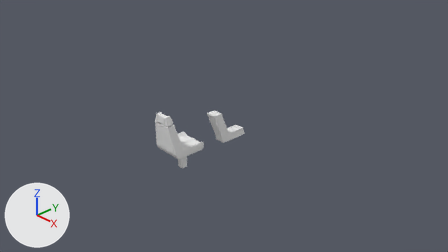
The Blender file Assets/Models/CommandDeck.blend: old version first, new version second.
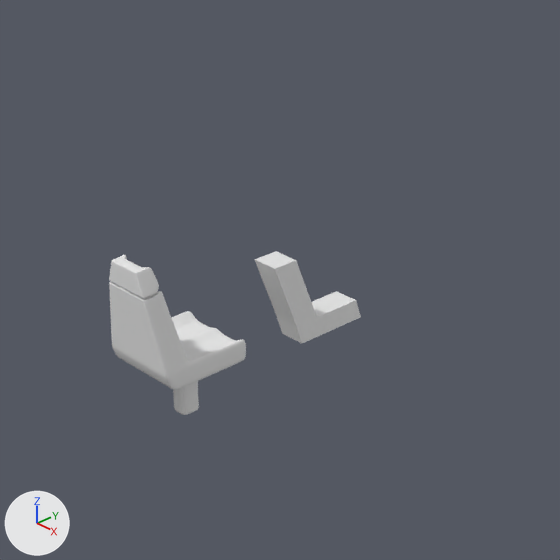
There are two pictures of each version: one from the file's camera 'Camera', one close up on the part from 26% to 70% of the width and 8% to 87% of the height. Arrows for +X, +Y and +Z are at lower left; the lights stay in place.

The first close-up shows 'ControllConsole', 'Seat'.
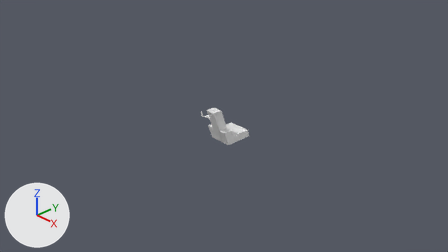
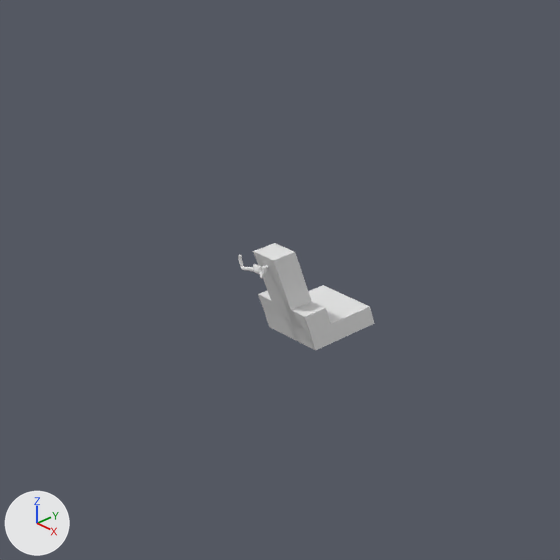
Changed parts and their boxes (x1, y1, x2, y2) in the close-ups (560 x 560 px):
'Seat', hidden: before (109, 255, 246, 415)
'ControllConsole', reshaped (15% wider, 16% taller): before (255, 251, 361, 343); after (253, 243, 375, 350)
'Yoke', added: after (238, 255, 268, 279)

Edits to the bpy script that builds the scene:
```text
Change me_cube_001:
    used by ob_controllconsole; location = (0.0, 0.77, -0.111); scale = (0.348, 0.348, 0.348)
    remove me_cube_001.from_pydata(...)  # 20 vertices, 14 faces; spans x -0.35..0.0, y -1.85..1.0, z -0.05..2.19
    add me_cube_001.from_pydata(...)  # 32 vertices, 25 faces; spans x -0.82..0.0, y -1.89..1.0, z -0.05..2.42
    me_cube_001 part 1
    8 vertices are removed from x -0.35..0.0, y -1.85..-1.05, z 1.87..2.19
    9 faces are deleted
    8 vertices are added at x -0.35..0.0, y -1.89..-1.09, z 2.09..2.42
    6 new vertices lie (-0.47, 0.0, 0.0) away from vertices in x -0.35, y -1.18..1.0, z -0.05..0.48
    6 new vertices lie (0.0, -0.18, 0.49) away from vertices in x -0.82..0.0, y -1.18..-0.5, z 0.48
    20 new faces join them
Add me_cube_002:
    me_cube_002.from_pydata(...)  # 120 vertices, 112 faces; spans x -2.12..0.0, y -0.31..4.06, z -0.32..1.31
    me_cube_002.polygons.foreach_set('use_smooth', [True] * 112)
Change ob_seat:
    add ob_seat.hide_viewport = True
Add ob_yoke:
    ob_yoke = bpy.data.objects.new('Yoke', me_cube_002)
    ob_yoke.location = (0.0, 0.0, 0.625)
    ob_yoke.scale = (0.0759, 0.0759, 0.0759)
    _m = ob_yoke.modifiers.new('Mirror', 'MIRROR')
    _m.use_clip = True
    _m = ob_yoke.modifiers.new('Subsurf', 'SUBSURF')
```
